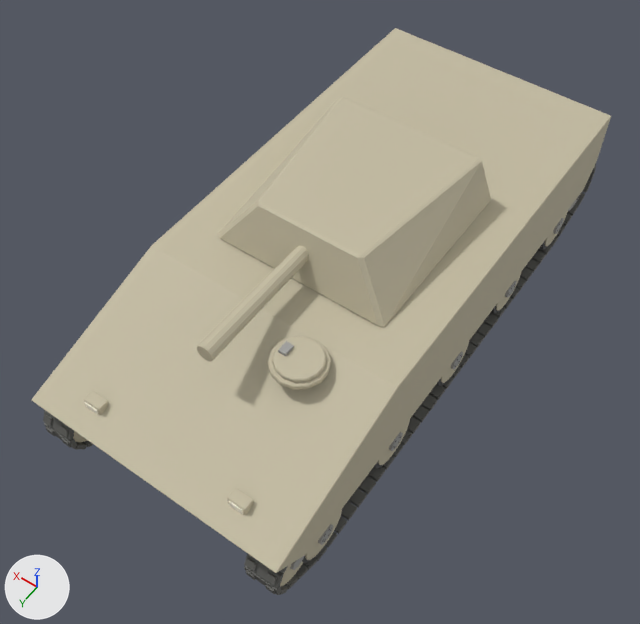
The glTF model assets/models/rus_mor_nonas.glb, before and after one commit.
Rendered twice from a 50 mm lens placed at (-3.38, 5.32, 8.04), pointed at (-0.02, 0.62, 0.65). The lights are fixed; the arrows at lower left show +X, +Y and +Z. The older version comes first. Vertices at exactly the same position are counted once.

In view in the first picture: 'barrel', 'body', 'turret'.
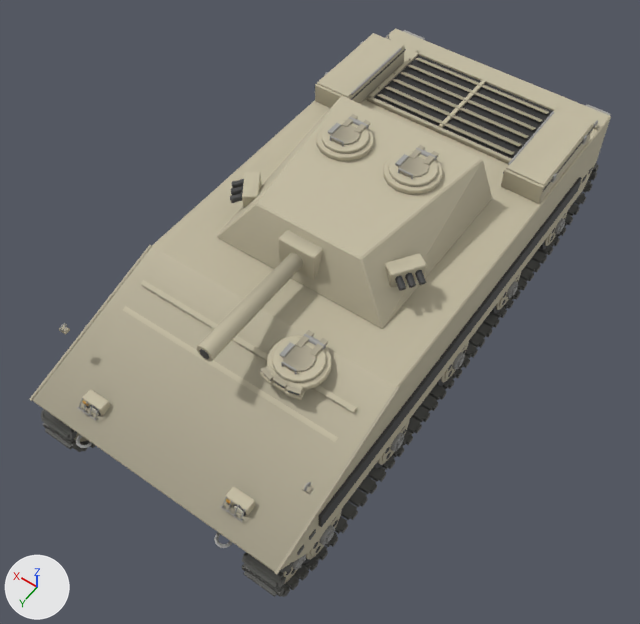
Pixel boxes [x1, y1, x2, y2] of what changed, in the pictures (640 x 624 px; the box of a moved part takes in the faces that stretch with it):
'body', reshaped
    before: [31, 28, 611, 595]
    after: [29, 28, 611, 597]
'turret', reshaped
    before: [218, 97, 491, 327]
    after: [217, 96, 492, 329]
'barrel', reshaped (12% wider, 14% taller)
    before: [197, 246, 309, 362]
    after: [197, 230, 323, 362]
part 1 of me_barrel, added
    after: [199, 349, 209, 359]
part 2 of me_barrel, added (beige)
    after: [278, 230, 323, 280]
part 3 of me_barrel, moved or reshaped
    before: [197, 246, 309, 362]
    after: [197, 253, 303, 362]
part 4 of me_barrel, recoloured
    before: [200, 246, 303, 348]
    after: [201, 253, 295, 348]
part 5 of me_body, added
    after: [319, 177, 582, 527]
part 6 of me_body, added
    after: [310, 513, 340, 556]
part 7 of me_body, added
    after: [382, 422, 408, 461]
part 8 of me_body, added
    after: [445, 343, 468, 379]
part 9 of me_body, added
    after: [499, 273, 521, 307]
part 10 of me_body, added
    after: [548, 210, 568, 243]
part 11 of me_body, added
    after: [283, 567, 298, 580]
part 12 of me_body, rebuilt
    before: [268, 336, 331, 390]
    after: [267, 335, 331, 391]
part 13 of me_body, rebuilt (11% wider, 7% taller)
    before: [227, 488, 254, 515]
    after: [225, 487, 255, 516]
part 14 of me_body, rebuilt (12% wider, 8% taller)
    before: [84, 391, 109, 415]
    after: [82, 390, 110, 416]
part 15 of me_body, deleted (mostly hidden)
    before: [44, 341, 294, 594]
part 16 of me_body, built on
    before: [32, 163, 596, 595]
    after: [29, 30, 611, 597]
part 17 of me_body, recoloured
    both: [32, 28, 611, 592]

The change, as a list of edits to the scene's bpy script:
```text
Add mat_trim_rus:
    mat_trim_rus = bpy.data.materials.new('trim_rus')
    # nodes: BsdfPrincipled, Mix, OutputMaterial, VertexColor
    # colours: beige #ada690, mixed with the vertex colours
Add mat_lens:
    mat_lens = bpy.data.materials.new('lens')
    # nodes: BsdfPrincipled, Mix, OutputMaterial, VertexColor
    # colours: orange #f3b33f, mixed with the vertex colours
Add mat_glass:
    mat_glass = bpy.data.materials.new('glass')
    # nodes: BsdfPrincipled, Mix, OutputMaterial, VertexColor
    # colours: dark blue #3f5059, mixed with the vertex colours
Add mat_red:
    mat_red = bpy.data.materials.new('red')
    # nodes: BsdfPrincipled, Mix, OutputMaterial, VertexColor
    # colours: red #cb3f30, mixed with the vertex colours
Change me_body:
    remove me_body.from_pydata(...)  # 8106 vertices, 13028 faces; spans x -1.45..1.45, y -3.24..3.25, z -0.07..1.64
    add me_body.from_pydata(...)  # 13832 vertices, 22924 faces; spans x -1.49..1.49, y -3.33..3.28, z -0.06..1.76
    me_body part 5: a new loose piece, a box spanning x -1.485..-1.455, y -2.45..2.65, z 0.82..1.02, in mat_rubber
    me_body part 6: a new loose piece, a 16-sided cylinder along x spanning x -1.425..-1.4, y 2.269..2.731, z 0.099..0.561, in mat_paint_rus
    me_body part 7: a new loose piece, a 16-sided cylinder along x spanning x -1.425..-1.4, y 1.069..1.531, z 0.099..0.561, in mat_paint_rus
    me_body part 8: a new loose piece, a 16-sided cylinder along x spanning x -1.425..-1.4, y -0.131..0.331, z 0.099..0.561, in mat_paint_rus
    me_body part 9: a new loose piece, a 16-sided cylinder along x spanning x -1.425..-1.4, y -1.331..-0.869, z 0.099..0.561, in mat_paint_rus
    me_body part 10: a new loose piece, a 16-sided cylinder along x spanning x -1.425..-1.4, y -2.531..-2.069, z 0.099..0.561, in mat_paint_rus
    me_body part 11: a new loose piece, a 16-sided cylinder along x spanning x -1.404..-1.384, y 2.69..3.11, z 0.28..0.7, in mat_paint_rus
    me_body part 12: the loose piece of 56 vertices spanning x -0.87..-0.33, y 1.47..2.03, z 1.5..1.56 is rebuilt with 64 vertices and now spans x -0.89..-0.31, y 1.46..2.04, z 1.5..1.56
    me_body part 13: the loose piece of 24 vertices spanning x -0.95..-0.75, y 2.89..3.01, z 0.98..1.12 is rebuilt with 24 vertices and now spans x -0.97..-0.73, y 2.89..3.01, z 0.97..1.13
    me_body part 14: the loose piece of 24 vertices spanning x 0.75..0.95, y 2.89..3.01, z 0.98..1.12 is rebuilt with 24 vertices and now spans x 0.73..0.97, y 2.89..3.01, z 0.97..1.13
    me_body part 15: 437 loose pieces with 3496 vertices, spanning x -1.4..1.4, y -3.24..3.25, z -0.07..1.64, are deleted
    me_body part 16: 404 vertices moved within x -1.45..1.45, y -3.05..3.24, z -0.01..1.5; 2528 vertices removed from x -1.45..1.45, y -3.21..3.23, z -0.06..1.61; 11134 vertices added at x -1.48..1.48, y -3.33..3.28, z -0.06..1.76
    me_body part 17: 1627 kept faces spanning x -1.45..1.45, y -3.2..3.24, z -0.06..1.5 get new vertex colours
    other edits to the shape of me_body do not show in these pictures
    add me_body.materials.append(mat_lens)
    add me_body.materials.append(mat_trim_rus)
    add me_body.materials.append(mat_glass)
    add me_body.materials.append(mat_red)
Change me_turret:
    remove me_turret.from_pydata(...)  # 24 vertices, 44 faces; spans x -1.0..1.0, y -1.3..0.79, z 0.0..0.55
    add me_turret.from_pydata(...)  # 724 vertices, 1300 faces; spans x -1.13..1.14, y -1.3..0.8, z 0.0..0.7
    me_turret part 18: 24 vertices removed from x -1.0..1.0, y -1.3..0.79, z 0.0..0.55; 724 vertices added at x -1.13..1.14, y -1.3..0.8, z 0.0..0.7
    add me_turret.materials.append(mat_trim_rus)
    add me_turret.materials.append(mat_metal)
    add me_turret.materials.append(mat_dark)
    add me_turret.materials.append(mat_rubber)
Change me_barrel:
    remove me_barrel.from_pydata(...)  # 24 vertices, 44 faces; spans x -0.09..0.09, y 0.0..1.5, z -0.09..0.09
    add me_barrel.from_pydata(...)  # 72 vertices, 132 faces; spans x -0.21..0.21, y -0.07..1.51, z -0.16..0.16
    me_barrel part 1: a new loose piece, a 10-sided cylinder along y spanning x -0.051..0.051, y 1.498..1.508, z -0.054..0.054, in mat_dark
    me_barrel part 2: a new loose piece of 24 vertices spanning x -0.21..0.21, y -0.07..0.18, z -0.16..0.16, in mat_paint_rus
    me_barrel part 3
    12 vertices are removed from x -0.09..0.09, y 0.0..1.5, z -0.08..0.08
    41 faces are deleted
    3 vertices move from x -0.08..0.08, y 0.0..1.5, z 0.0..0.05 to x -0.07..0.08, y 0.0..1.5, z 0.02..0.06
    16 vertices are added at x -0.09..0.09, y 0.0..1.5, z -0.08..0.08
    49 new faces join them, mat_paint_rus
    me_barrel part 4: 3 kept faces spanning x -0.04..0.04, y 0.0..1.5, z -0.09..0.09 get new vertex colours
    add me_barrel.materials.append(mat_dark)
```
